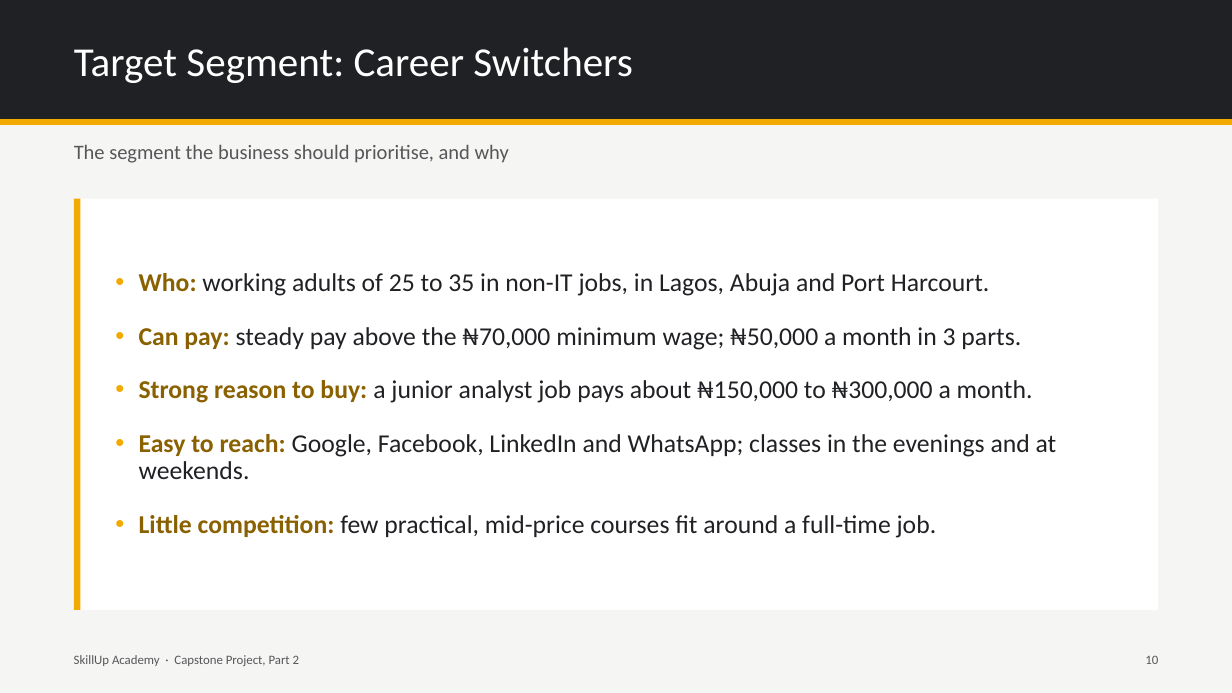
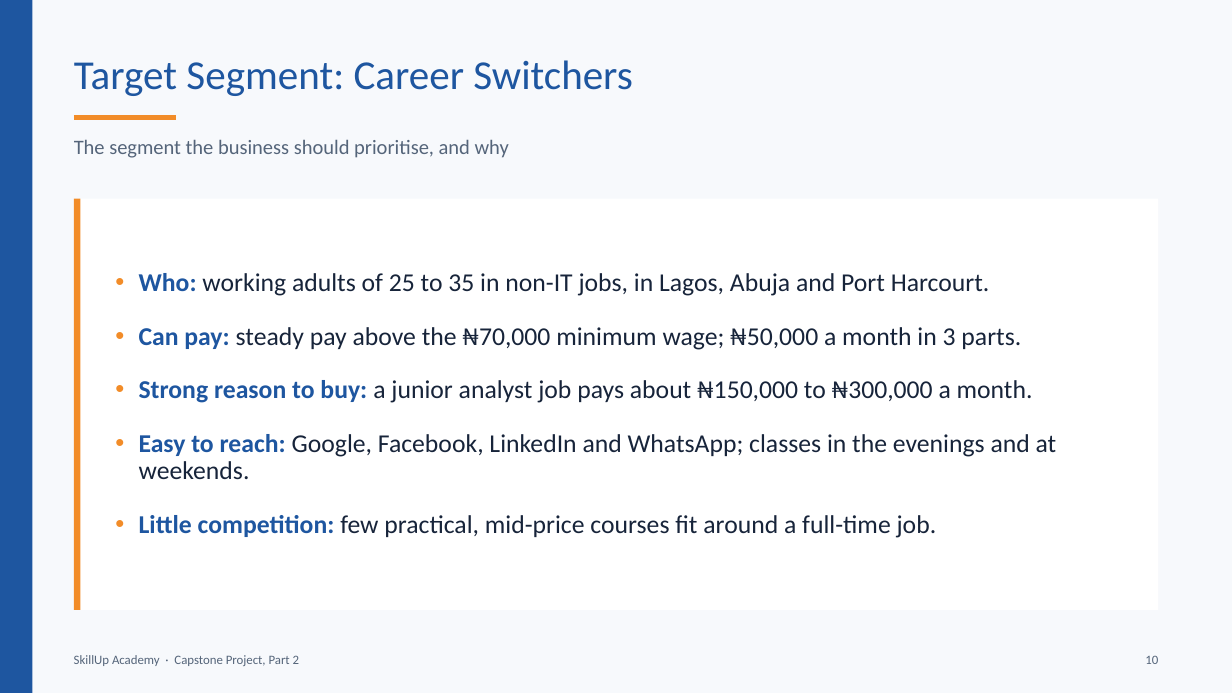
Before and after one commit to BadboyVee/BlackHoleeee, a slide deck: slide 10 of capstone/Customer_Analysis.pptx. Drawn at 1232x693 pixels with LibreOffice and Linux fonts; fonts in the diff are those of the drawing. Boxes give left, top, right and bottom in pixels: in the first picture for what was removed or moved away, otherwise in the second. Text is boxed around its words. In the diff, an @@ line names an element or a change of style, - is before the commit and + after.

```diff
--- a/capstone/Customer_Analysis.pptx
+++ b/capstone/Customer_Analysis.pptx
@@ background #F5F5F3 to #F7F9FC @@
@@ rectangle removed at (0, 0, 1232, 120) @@
@@ rectangle added at (0, 0, 32, 693), fill #1E56A0 @@
@@ title "Target Segment: Career Switchers": place and size @@
-title "Target Segment: Career Switchers" at (74, 47, 633, 83)
+title "Target Segment: Career Switchers" at (74, 60, 633, 96)
@@ title "Target Segment: Career Switchers" at (74, 60, 633, 96): text colour #FFFFFF to #1E56A0 @@
@@ line added from (74, 117) to (176, 117), #F28C28 4 pt @@
@@ line removed from (0, 122) to (1232, 122) @@
@@ text colour #57575A to #55657A in 3 elements at (74, 655, 299, 666), (1145, 656, 1158, 664), (74, 139, 509, 158) @@
@@ rectangle at (74, 199, 80, 610): fill #F2A900 to #F28C28 @@
@@ text "Who: working adults of 25 ..." at (139, 273, 1057, 538): text colour #8A6100 to #1E56A0 in "Who:", "Can pay:", "Strong reason to buy:", "Easy to reach:" and 1 more places; text colour #202124 to #17243A in "working adults of 25 to 35 in ...", "steady pay above the ₦70,000 minimum wage; ...", "a junior analyst job pays about ₦150,000 ...", "Google, Facebook, LinkedIn and WhatsApp; classes in ..." and 1 more places; bullet colour #F2A900 to #F28C28 @@
```
Also in this commit, not shown: 15 other slides changed, 7 other files.
